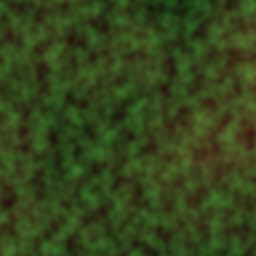
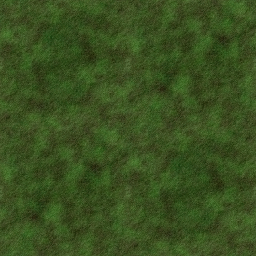
Comparing the layer stacks of the two 256×256 images. Changes:
removed layer "Layer" (was 61%) over [left=0, top=0, right=256, bottom=256]
painted on "Background" over [left=0, top=0, right=256, bottom=256]
